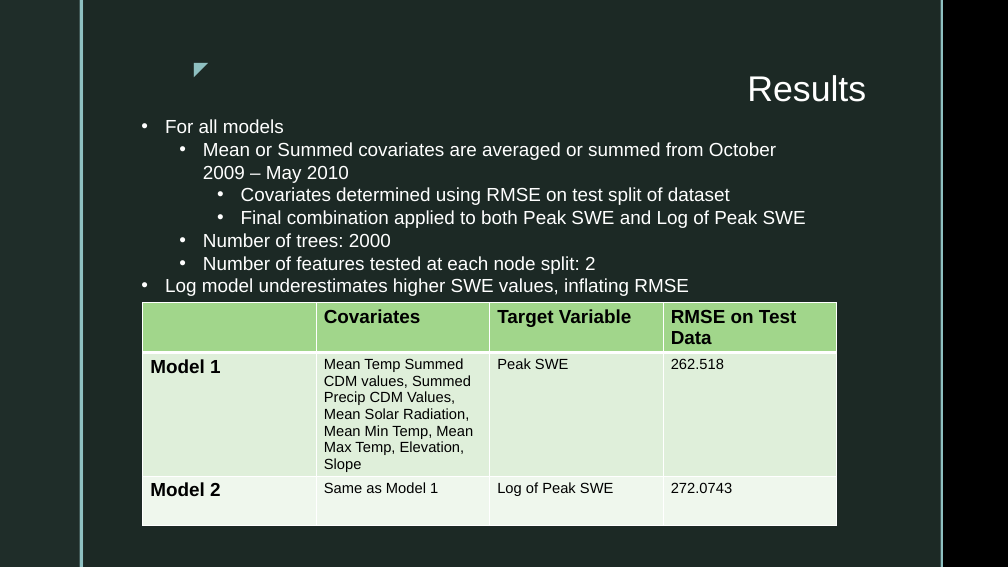
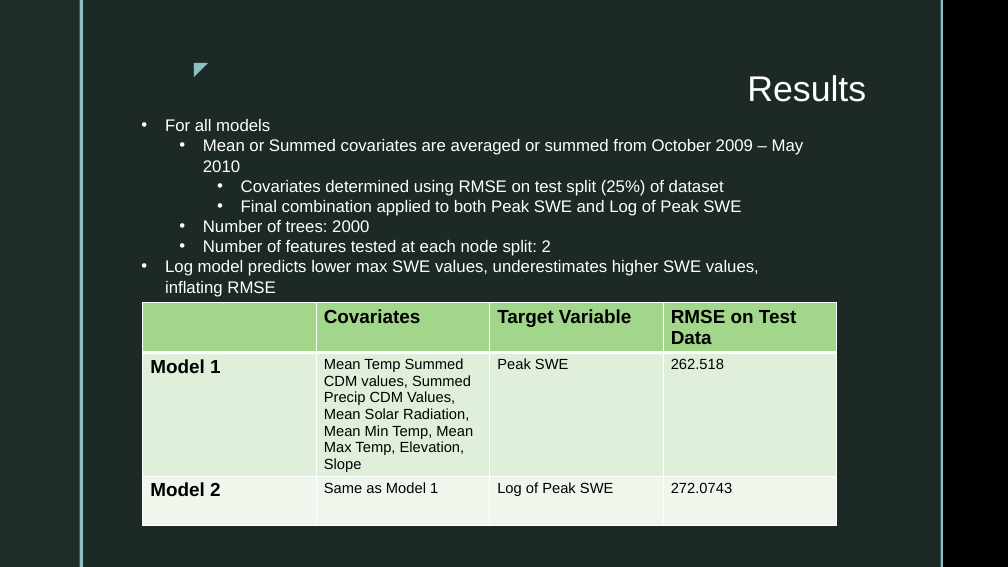
Before and after one commit to gshelor/GEOG607, a slide deck: slide 6 of Project/GEOG607FinalPresentation.pptx. Drawn at 1008x567 pixels with LibreOffice and Linux fonts; fonts in the diff are those of the drawing; background and template pictures are left out. Boxes give left, top, right and bottom in pixels: in the first picture for what was removed or moved away, otherwise in the second. Text is boxed around its words. In the diff, an @@ line names an element or a change of style, - is before the commit and + after.

```diff
--- a/Project/GEOG607FinalPresentation.pptx
+++ b/Project/GEOG607FinalPresentation.pptx
@@ text at (165, 119, 804, 256): size 18 to 16 pt in "For all models", "Mean or Summed covariates are averaged or ...", "Final combination applied to both Peak SWE ...", "Number of trees: 2000" and 1 more places @@
@@ text at (241, 180, 724, 196): text changed; size 18 to 16 pt @@
-    • Covariates determined using RMSE on test split of dataset
+    • Covariates determined using RMSE on test split (25%) of dataset
@@ text at (165, 260, 759, 297): text changed; size 18 to 16 pt @@
-• Log model underestimates higher SWE values, inflating RMSE
+• Log model predicts lower max SWE values, underestimates higher SWE values, inflating RMSE
```
Also in this commit, not shown: 2 other slides changed, 1 slide removed, 3 other files.
